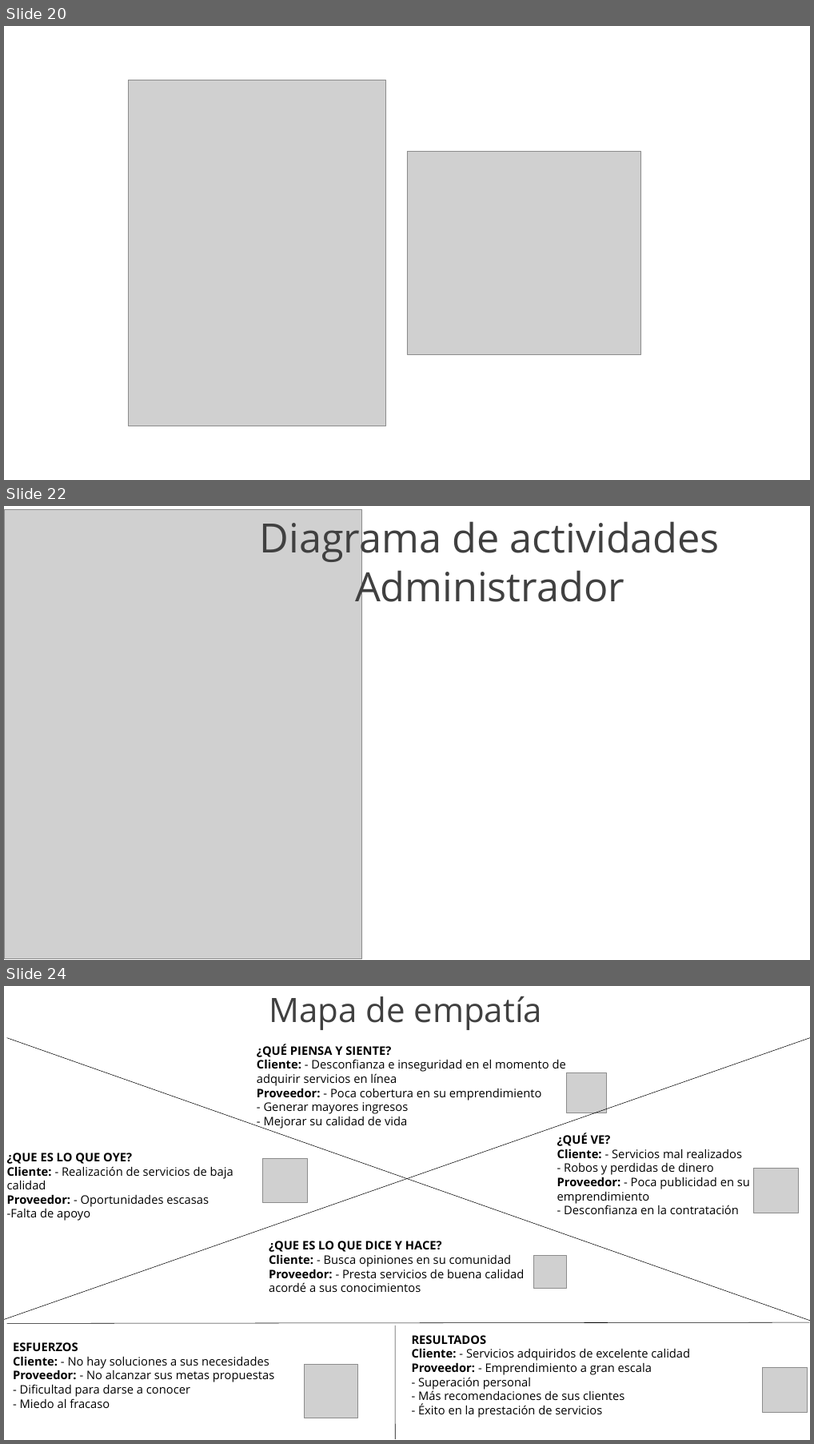
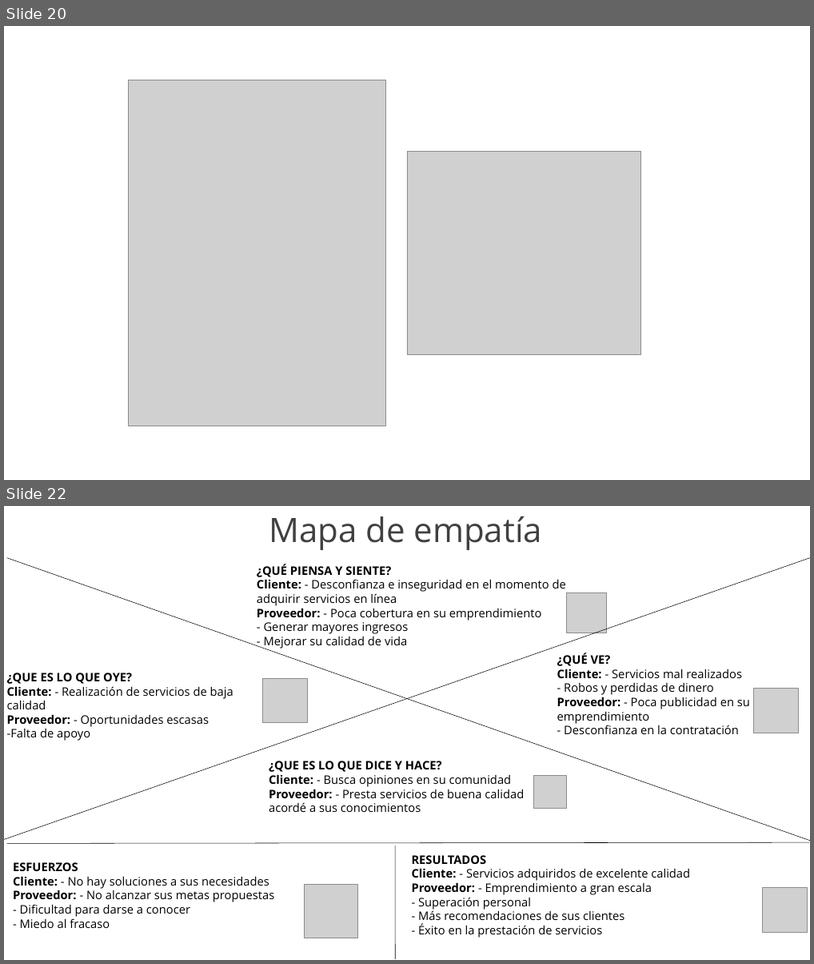
Before and after one commit to yeseniaquejada/ServiceMarket, a slide deck: PROYECTO FORMATIVO.pptx. Shown one above the other, each under a label of ours: slides 20, 22 and 24 before the commit, slides 20 and 22 after it; the slides between them are not shown. The pictures are 814x1444 and 814x964 pixels, drawn with LibreOffice and Linux fonts; fonts in the diff are those of the drawing; grey boxes stand for pictures; background and template pictures are left out. Boxes give left, top, right and bottom in pixels: in the first picture for what was removed or moved away, otherwise in the second. Text is boxed around its words. In the diff, an @@ line names an element or a change of style, - is before the commit and + after.

Commit message:
Actualizacion de diagrama de actividades

```diff
--- a/PROYECTO FORMATIVO.pptx
+++ b/PROYECTO FORMATIVO.pptx
@@ slide 22 removed at bbox=[4, 506, 810, 960], background picture (left out) @@
@@ picture removed at bbox=[4, 510, 362, 959] @@
@@ text removed at bbox=[260, 515, 720, 612] @@
-Diagrama de actividades
-Administrador
@@ what was slide 24 is now slide 22 @@
```
Also in this commit, not shown: 1 slide changed, 1 other slide removed.
